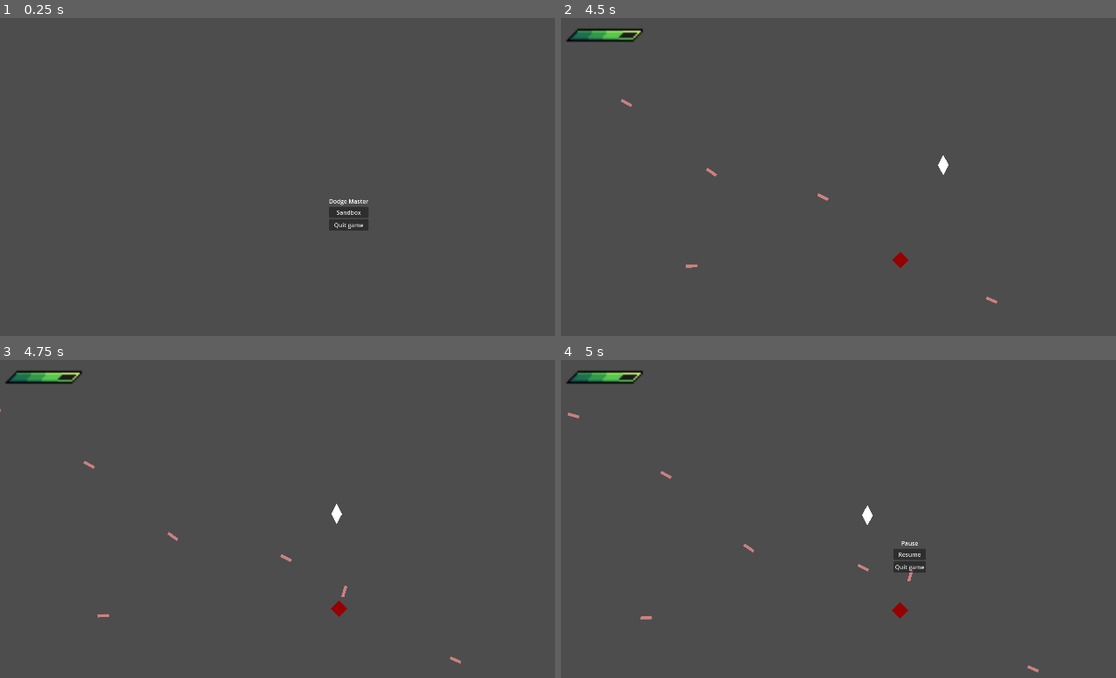
Above: before the commit, frames 1-4 (two rows, left to right).
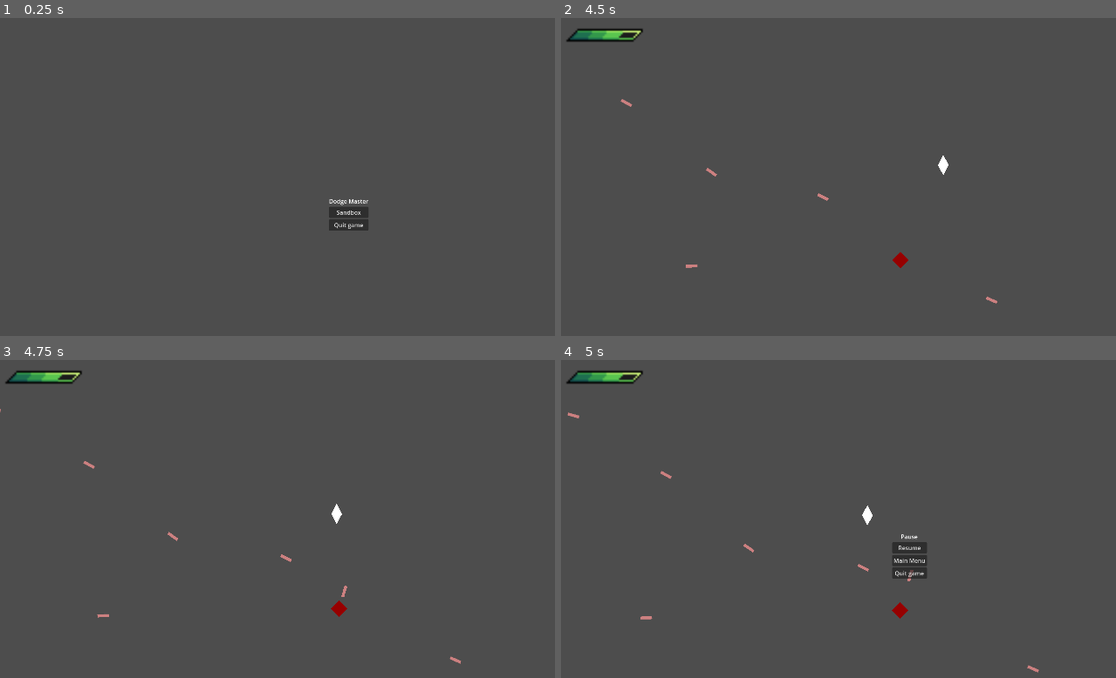
Above: after the commit, the same moments.

Repository: SytonK/DodgeMaster
Game: Godot game, scene res://src/UI/menus/main menu/main_menu.tscn
The game is run twice, just before and just after one commit, with the same random seed, the same clock (stepped at 60 frames per second) and the same inputs.
Inputs:
- Up to frame 1 (0.25 s): no input
- Up to frame 2 (4.5 s): click "Sandbox" at 0.5 s; tap Enter at 1.25 s; hold Right (move_right) 1.28-2.03 s; hold Down (move_down) 2.03-2.78 s; hold Right (move_right) 2.78-3.53 s; hold Up (move_up) 3.53-4.28 s; hold Left (move_left) from 4.28 s (still down)
- Up to frame 3 (4.75 s): keep holding Left (move_left)
- Up to frame 4 (5 s): keep holding Left (move_left); tap P (pause) at 4.9 s

Frames 1-3 are identical in both runs. In frame 4, 0.4% of the frame differs, in the area x 59-66%, y 54-69%.

Commit message:
MainMenuButton/add to menus

Diff:
--- a/src/UI/menus/game over menu/game_over_menu.tscn
+++ b/src/UI/menus/game over menu/game_over_menu.tscn
@@ -1,6 +1,7 @@
-[gd_scene load_steps=2 format=3 uid="uid://b1cglv8tw21rv"]
+[gd_scene load_steps=3 format=3 uid="uid://b1cglv8tw21rv"]
 
 [ext_resource type="PackedScene" uid="uid://dbt1e6e1k71vs" path="res://src/UI/menus/menu components/quit button/quit_button.tscn" id="1_6evc5"]
+[ext_resource type="PackedScene" uid="uid://cgu4d8ikx388r" path="res://src/UI/menus/menu components/main menu button/main_menu_button.tscn" id="2_xyfj8"]
 
 [node name="GameOverMenu" type="VBoxContainer"]
 process_mode = 2
@@ -21,5 +22,8 @@
 layout_mode = 2
 text = "Game over"
 
+[node name="MainMenuButton" parent="." instance=ExtResource("2_xyfj8")]
+layout_mode = 2
+
 [node name="QuitButton" parent="." instance=ExtResource("1_6evc5")]
 layout_mode = 2
--- /dev/null
+++ b/src/UI/menus/menu components/main menu button/main_menu_button.gd
@@ -0,0 +1,6 @@
+extends Button
+
+
+func _on_pressed() -> void:
+	get_tree().paused = false
+	get_tree().change_scene_to_file("res://src/UI/menus/main menu/main_menu.tscn")
--- /dev/null
+++ b/src/UI/menus/menu components/main menu button/main_menu_button.tscn
@@ -0,0 +1,11 @@
+[gd_scene load_steps=2 format=3 uid="uid://cgu4d8ikx388r"]
+
+[ext_resource type="Script" path="res://src/UI/menus/menu components/main menu button/main_menu_button.gd" id="1_111pw"]
+
+[node name="MainMenuButton" type="Button"]
+offset_right = 8.0
+offset_bottom = 8.0
+text = "Main Menu"
+script = ExtResource("1_111pw")
+
+[connection signal="pressed" from="." to="." method="_on_pressed"]
--- a/src/UI/menus/pause menu/pause_menu.tscn
+++ b/src/UI/menus/pause menu/pause_menu.tscn
@@ -1,7 +1,8 @@
-[gd_scene load_steps=3 format=3 uid="uid://cj2p72vwf0erl"]
+[gd_scene load_steps=4 format=3 uid="uid://cj2p72vwf0erl"]
 
 [ext_resource type="Script" path="res://src/UI/menus/pause menu/pause_menu.gd" id="1_kxxqt"]
 [ext_resource type="PackedScene" uid="uid://dbt1e6e1k71vs" path="res://src/UI/menus/menu components/quit button/quit_button.tscn" id="2_nv6bd"]
+[ext_resource type="PackedScene" uid="uid://cgu4d8ikx388r" path="res://src/UI/menus/menu components/main menu button/main_menu_button.tscn" id="3_ivsl6"]
 
 [node name="PauseMenu" type="VBoxContainer"]
 process_mode = 3
@@ -29,6 +30,9 @@
 layout_mode = 2
 text = "Resume"
 
+[node name="MainMenuButton" parent="." instance=ExtResource("3_ivsl6")]
+layout_mode = 2
+
 [node name="QuitButton" parent="." instance=ExtResource("2_nv6bd")]
 layout_mode = 2
 
